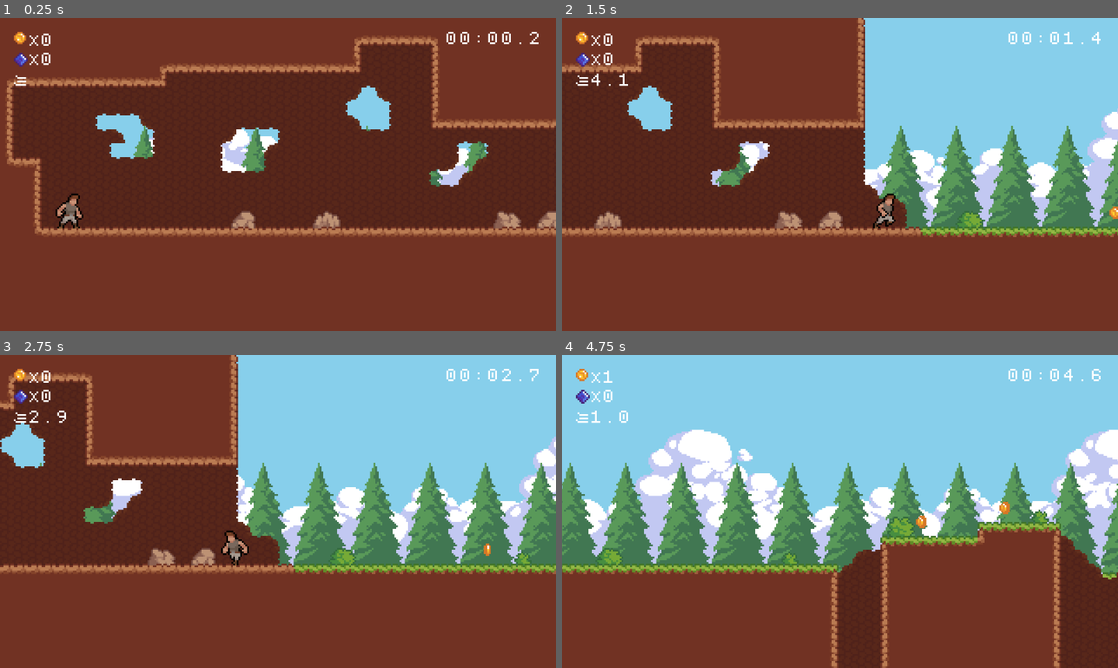
Above: before the commit, frames 1-4 (two rows, left to right).
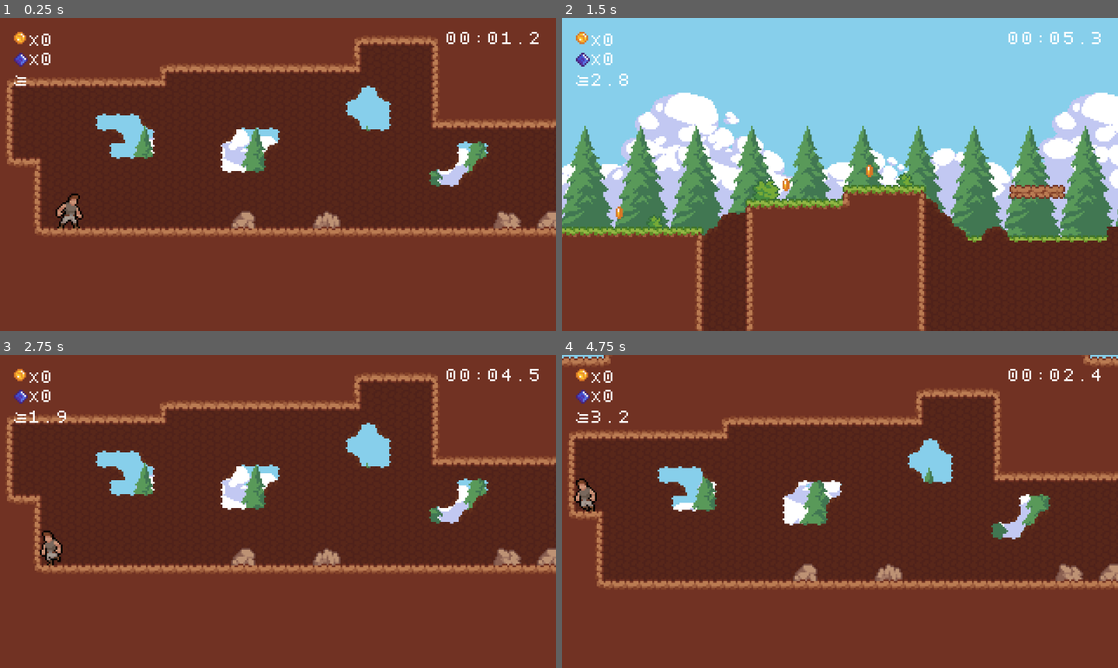
Above: after the commit, the same moments.

Repository: AashaStudios/ProjectRun
Game: Godot game, scene res://scenes/game.tscn
Two runs of this game, one before a commit and one after it. Both use one fixed random seed, a clock stepped at 60 frames per second and the inputs below.
Inputs:
- Up to frame 1 (0.25 s): no input
- Up to frame 2 (1.5 s): hold Right (right) from 0.53 s (still down); tap Z (dash) at 0.6, 1.35 s; tap Space (jump) at 0.77 s
- Up to frame 3 (2.75 s): tap Space (jump) at 1.52 s; release Right (right) at 2.03 s; hold Left (left) from 2.03 s (still down); tap Z (dash) at 2.1 s
- Up to frame 4 (4.75 s): release Left (left) at 2.78 s; hold Right (right) 2.78-4.28 s; tap Z (dash) at 2.85, 3.6, 4.35 s; tap Space (jump) at 3.02, 3.77, 4.52 s; hold Left (left) from 4.28 s (still down)

The runs differ from the first frame. In frame 1, less than 0.1% of the frame differs, in the area x 90-92%, y 4-9%; in frame 2, 63%; in frame 3, 50%; in frame 4, 77%, in the area x 0-100%, y 0-100%.

Commit message:
Fixed the Stopwatch!

Diff:
--- a/scenes/game_hud.gd
+++ b/scenes/game_hud.gd
@@ -18,10 +18,9 @@
 
 func update_time(time_in_seconds: float) -> void:
     var minutes: int = int(time_in_seconds / 60) % 60
-    var seconds: int = int(time_in_seconds) % 60
-    var milliseconds: int = int(time_in_seconds * 1000.0) % 1000
+    var seconds: float = fmod(time_in_seconds, 60)
 
-    stopwatch_label.text = "%02d:%02d.%01d" % [minutes, seconds, milliseconds]
+    stopwatch_label.text = "%02d:%04.1f" % [minutes, seconds]
 
 
 func update_dash_cooldown() -> void:
--- a/scenes/game_manager.gd
+++ b/scenes/game_manager.gd
@@ -11,6 +11,7 @@
 
 func _ready() -> void:
     RenderingServer.set_default_clear_color(Color(0.53, 0.81, 0.92))
+    Engine.time_scale = 5
 
 
 func _process(delta: float) -> void:
